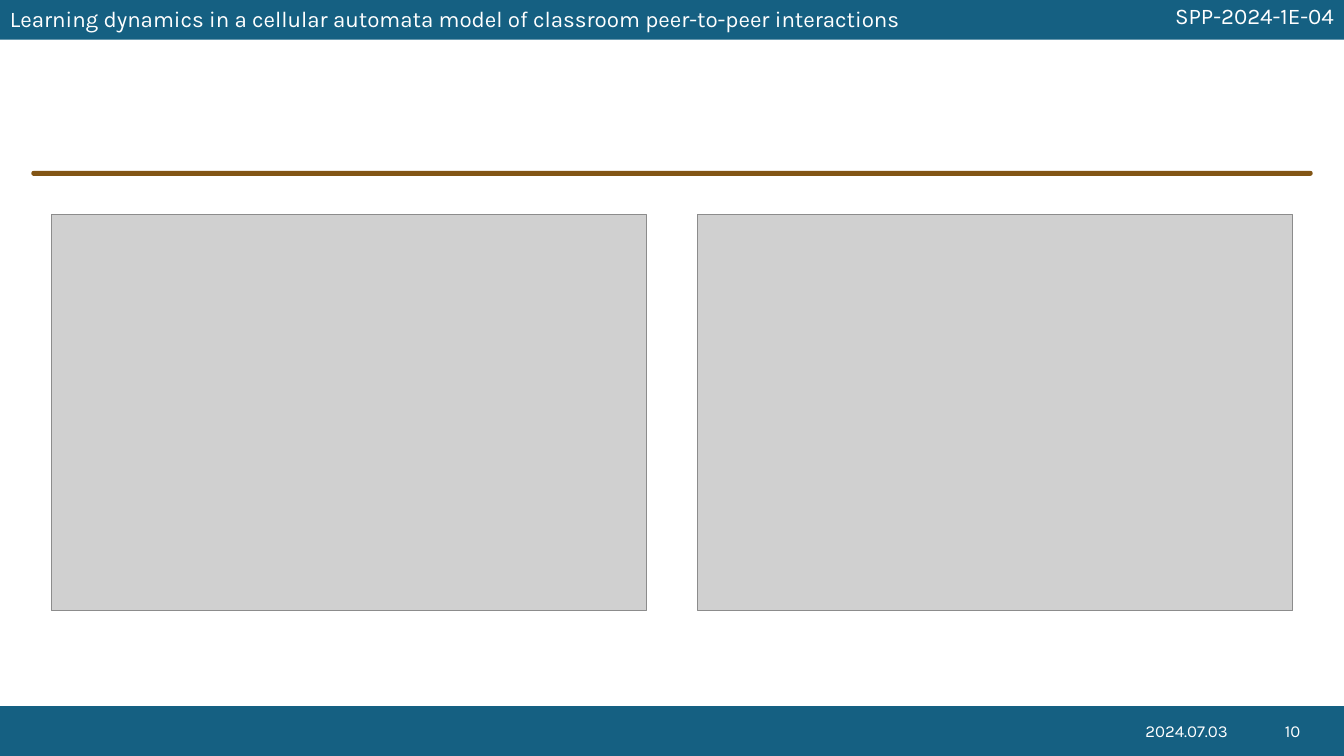
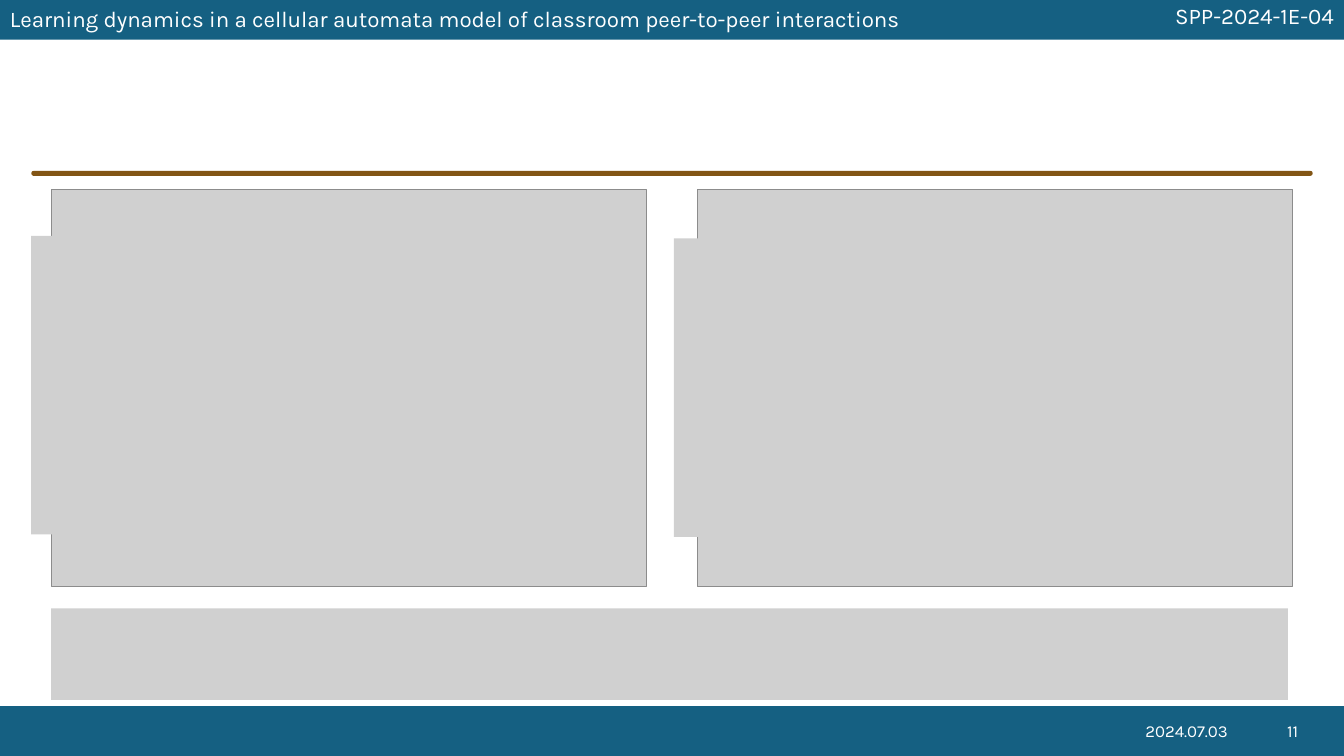
Before and after one commit to ioakimsy/BS-Thesis, a slide deck: slide 11 of documents/SPP-2024-presentation.pptx (slide 10 before the commit). Drawn at 1344x756 pixels with LibreOffice and Linux fonts; fonts in the diff are those of the drawing; grey boxes stand for pictures; background and template pictures are left out. Boxes give left, top, right and bottom in pixels: in the first picture for what was removed or moved away, otherwise in the second. Text is boxed around its words. In the diff, an @@ line names an element or a change of style, - is before the commit and + after.

```diff
--- a/documents/SPP-2024-presentation.pptx
+++ b/documents/SPP-2024-presentation.pptx
@@ picture moved from (x1=51, y1=214, x2=647, y2=611) to (x1=51, y1=190, x2=647, y2=587) @@
@@ picture moved from (x1=698, y1=214, x2=1294, y2=611) to (x1=698, y1=190, x2=1294, y2=587) @@
@@ picture added at (x1=31, y1=236, x2=82, y2=534) @@
@@ picture added at (x1=674, y1=239, x2=724, y2=537) @@
@@ picture added at (x1=51, y1=609, x2=1289, y2=701) @@
@@ page number at (x1=1287, y1=726, x2=1298, y2=737): text changed @@
-10
+11
```
Also in this commit, not shown: 13 other slides changed, 5 slides added, 1 slide removed, 19 other files.
